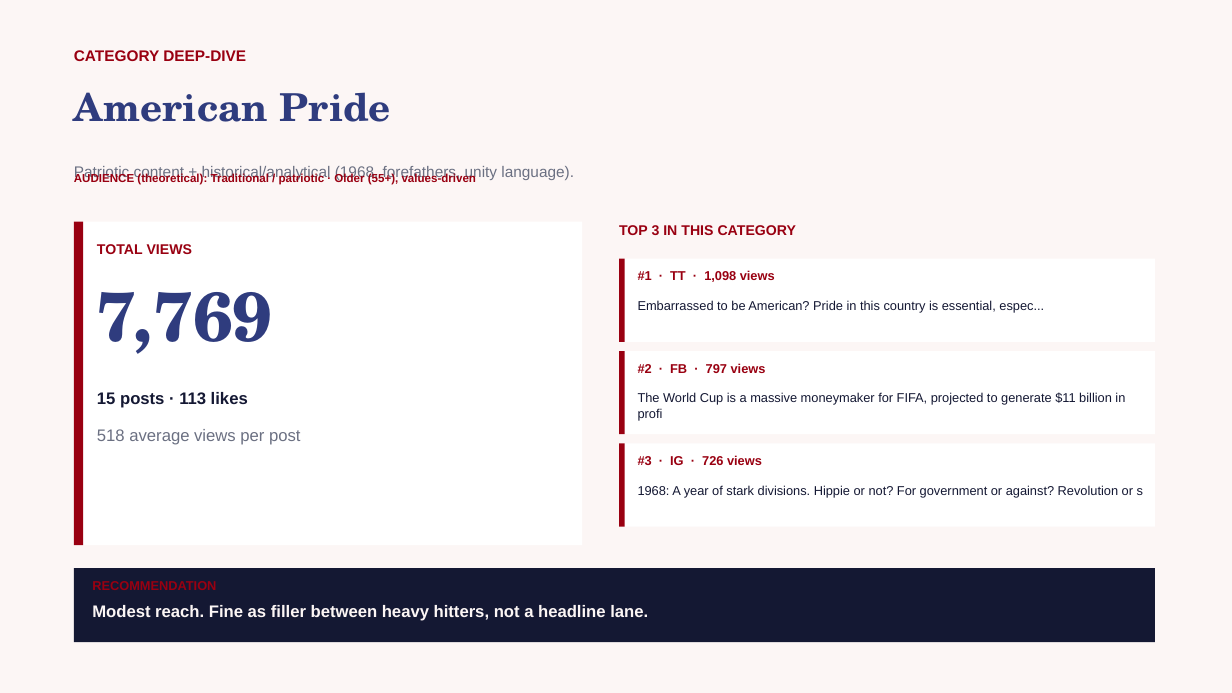
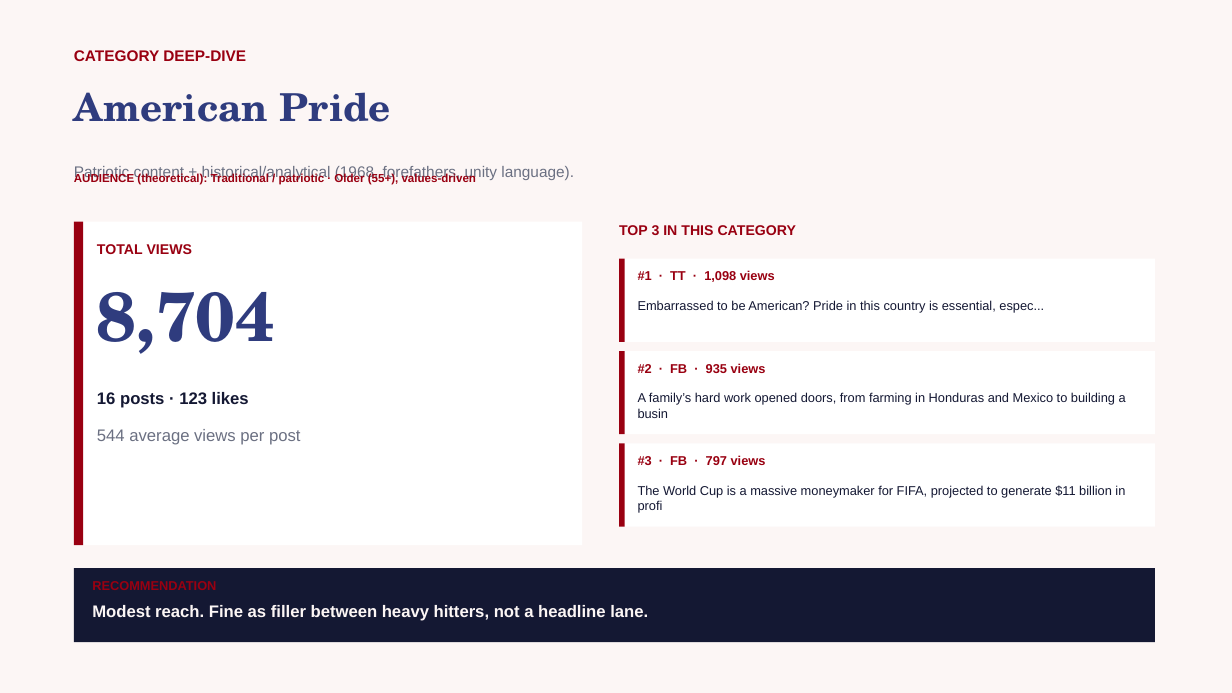
Before and after one commit to zvmmer/talking-downey-kpis, a slide deck: slide 17 of SPONSOR_CONTENT_REPORT.pptx. Drawn at 1232x693 pixels with LibreOffice and Linux fonts; fonts in the diff are those of the drawing. Boxes give left, top, right and bottom in pixels: in the first picture for what was removed or moved away, otherwise in the second. Text is boxed around its words. In the diff, an @@ line names an element or a change of style, - is before the commit and + after.

```diff
--- a/SPONSOR_CONTENT_REPORT.pptx
+++ b/SPONSOR_CONTENT_REPORT.pptx
@@ text at [97,292,275,354]: text changed @@
-7,769
+8,704
@@ text at [638,363,766,373]: text changed @@
-#2 · FB · 797 views
+#2 · FB · 935 views
@@ text at [97,392,249,408]: text changed @@
-15 posts · 113 likes
+16 posts · 123 likes
@@ text added at [638,392,1126,418], 10 pt, text #141833 @@
+A family’s hard work opened doors, from farming in Honduras and Mexico to building a busin
@@ text at [97,429,300,445]: text changed @@
-518 average views per post
+544 average views per post
@@ text at [638,455,766,465]: text changed @@
-#3 · IG · 726 views
+#3 · FB · 797 views
@@ text "The World Cup is a ...": place and size @@
-text "The World Cup is a ..." at [638,392,1125,421]
+text "The World Cup is a ..." at [638,485,1125,513]
@@ text removed at [638,485,1143,498] @@
-1968: A year of stark divisions. Hippie or not? For government or against? Revolution or s
```
Also in this commit, not shown: 14 other slides changed, 5 other files.
